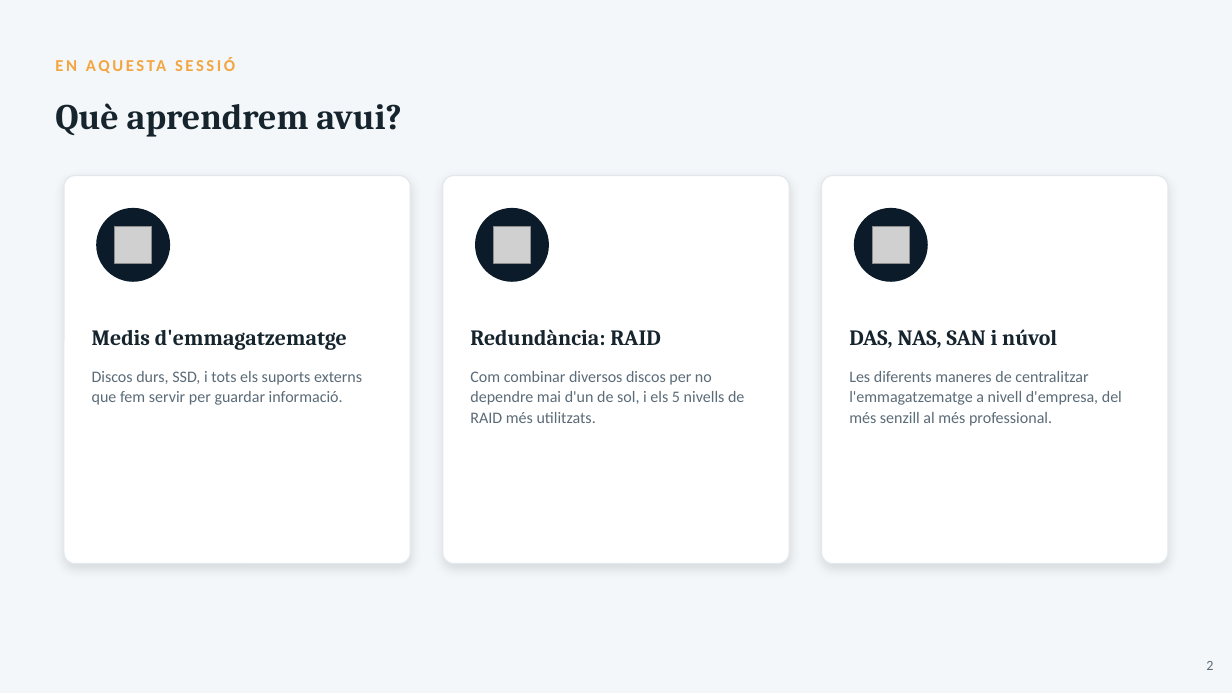
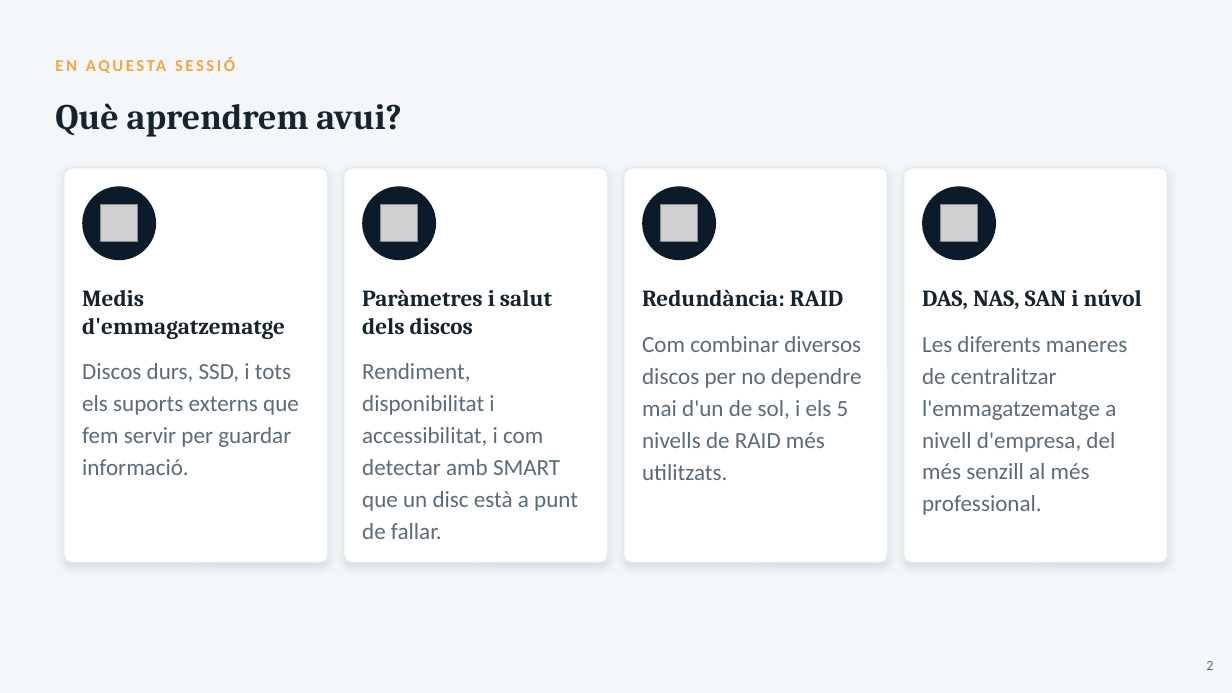
Before and after one commit to joansanchezescudero/SMX_0226_Seguretat_Informatica, a slide deck: slide 2 of RA2 - Emmagatzematge i copies de seguretat/AA2 - Sistemes demmagatzematge/RA2_AA2_Sistemes_emmagatzematge.pptx. Drawn at 1232x693 pixels with LibreOffice and Linux fonts; fonts in the diff are those of the drawing; grey boxes stand for pictures. Boxes give left, top, right and bottom in pixels: in the first picture for what was removed or moved away, otherwise in the second. Text is boxed around its words. In the diff, an @@ line names an element or a change of style, - is before the commit and + after.

```diff
--- a/RA2 - Emmagatzematge i copies de seguretat/AA2 - Sistemes demmagatzematge/RA2_AA2_Sistemes_emmagatzematge.pptx
+++ b/RA2 - Emmagatzematge i copies de seguretat/AA2 - Sistemes demmagatzematge/RA2_AA2_Sistemes_emmagatzematge.pptx
@@ rounded rectangle resized from (x1=64, y1=176, x2=410, y2=564) to (x1=64, y1=168, x2=328, y2=563) @@
@@ rounded rectangle added at (x1=344, y1=168, x2=608, y2=563), fill #FFFFFF, outline #E2E8ED 1 pt @@
@@ rounded rectangle resized from (x1=443, y1=176, x2=789, y2=564) to (x1=624, y1=168, x2=888, y2=563) @@
@@ rounded rectangle resized from (x1=822, y1=176, x2=1168, y2=564) to (x1=904, y1=168, x2=1168, y2=563) @@
@@ ellipse moved from (x1=96, y1=208, x2=170, y2=282) to (x1=82, y1=187, x2=156, y2=261) @@
@@ picture moved from (x1=115, y1=226, x2=152, y2=263) to (x1=101, y1=205, x2=138, y2=242) @@
@@ ellipse added at (x1=362, y1=187, x2=436, y2=261), fill #0B1B29 @@
@@ picture added at (x1=381, y1=205, x2=418, y2=242) @@
@@ ellipse moved from (x1=475, y1=208, x2=549, y2=282) to (x1=642, y1=187, x2=716, y2=261) @@
@@ picture moved from (x1=494, y1=226, x2=531, y2=263) to (x1=661, y1=205, x2=698, y2=242) @@
@@ ellipse moved from (x1=854, y1=208, x2=928, y2=282) to (x1=922, y1=187, x2=996, y2=261) @@
@@ picture moved from (x1=872, y1=226, x2=909, y2=263) to (x1=941, y1=205, x2=978, y2=242) @@
@@ text "Medis d'emmagatzematge" moved from (x1=92, y1=329, x2=347, y2=350) to (x1=82, y1=290, x2=285, y2=339) @@
@@ text added at (x1=362, y1=289, x2=552, y2=334), 18 pt, text #16242E, bold @@
+Paràmetres i salut dels discos
@@ size 17 to 18 pt in 3 elements at (x1=82, y1=290, x2=285, y2=339), (x1=922, y1=289, x2=1142, y2=309), (x1=642, y1=289, x2=843, y2=306) @@
@@ text "Redundància: RAID" moved from (x1=470, y1=329, x2=661, y2=345) to (x1=642, y1=289, x2=843, y2=306) @@
@@ text "DAS, NAS, SAN i núvol" moved from (x1=849, y1=329, x2=1057, y2=348) to (x1=922, y1=289, x2=1142, y2=309) @@
@@ size 12.5 to 18 pt; line spacing 16pt to 24.9pt in 3 elements at (x1=922, y1=336, x2=1127, y2=515), (x1=82, y1=363, x2=299, y2=475), (x1=642, y1=336, x2=862, y2=480) @@
@@ text "Com combinar diversos discos per ..." moved from (x1=470, y1=371, x2=744, y2=423) to (x1=642, y1=336, x2=862, y2=480) @@
@@ text "Les diferents maneres de centralitzar ..." moved from (x1=849, y1=371, x2=1122, y2=426) to (x1=922, y1=336, x2=1127, y2=515) @@
@@ text "Discos durs, SSD, i tots ..." moved from (x1=92, y1=371, x2=362, y2=405) to (x1=82, y1=363, x2=299, y2=475) @@
@@ text added at (x1=362, y1=363, x2=578, y2=539), 18 pt, text #5B6B77 @@
+Rendiment, disponibilitat i accessibilitat, i com detectar amb SMART que un disc està a punt de fallar.
```
Also in this commit, not shown: 23 other slides changed, 5 slides added, 22 other files.
